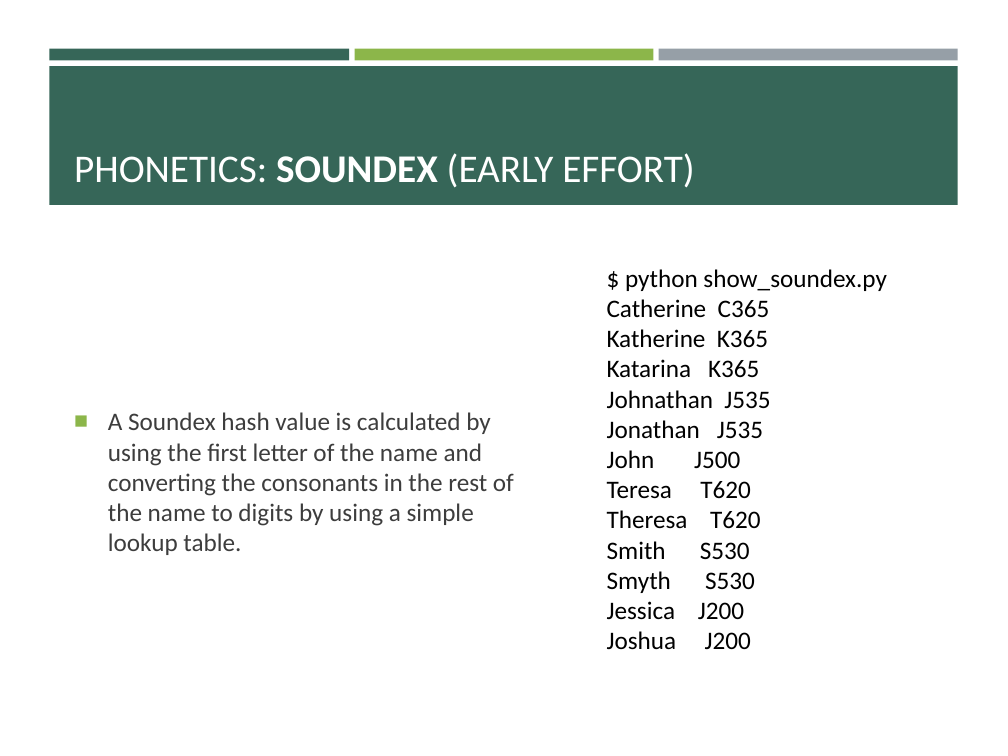
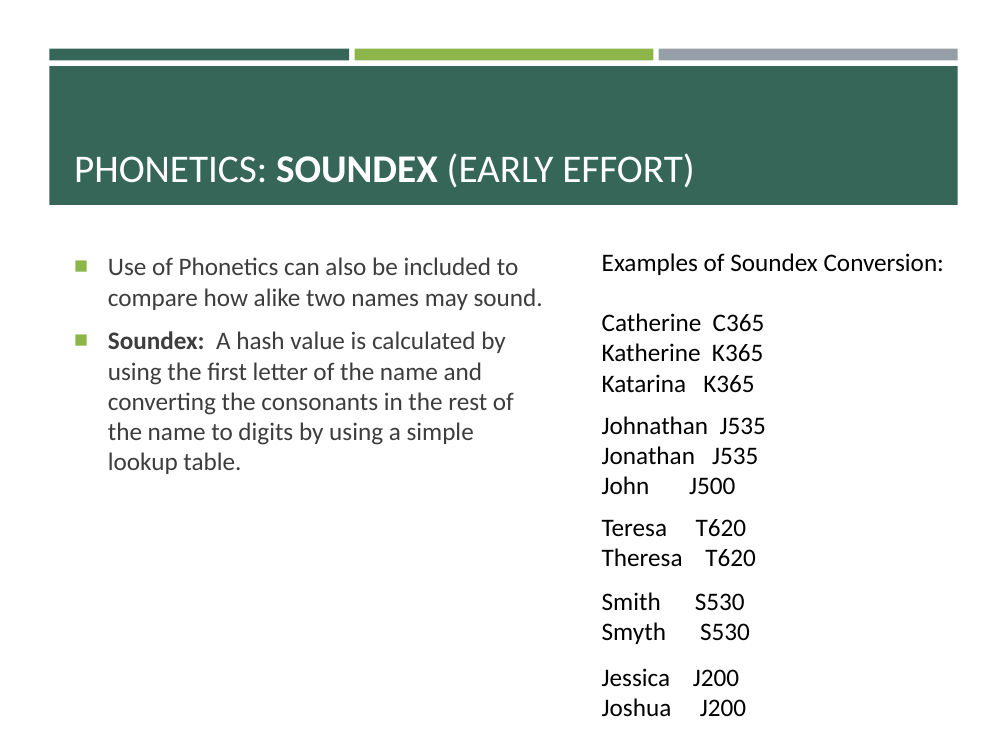
Before and after one commit to pulkitjain1004/autoRL, a slide deck: slide 6 of Record_Linkage.pptx (slide 5 before the commit). Drawn at 1008x756 pixels with LibreOffice and Linux fonts; fonts in the diff are those of the drawing. Boxes give left, top, right and bottom in pixels: in the first picture for what was removed or moved away, otherwise in the second. Text is boxed around its words. In the diff, an @@ line names an element or a change of style, - is before the commit and + after.

```diff
--- a/Record_Linkage.pptx
+++ b/Record_Linkage.pptx
@@ text "Use of Phonetics can also ..." at box(108, 257, 543, 474): vertical alignment middle to top @@
@@ text at box(108, 257, 543, 474): text changed @@
-■ A Soundex hash value is calculated by using the first letter of the name and converting the consonants in the rest of the name to digits by using a simple lookup table.
+■ Use of Phonetics can also be included to compare how alike two names may sound.
+■ Soundex: A hash value is calculated by using the first letter of the name and converting the consonants in the rest of the name to digits by using a simple lookup table.
@@ text "Examples of Soundex Conversion:": place and size @@
-text "Examples of Soundex Conversion:" at box(607, 269, 887, 650)
+text "Examples of Soundex Conversion:" at box(602, 253, 944, 717)
@@ text at box(602, 253, 944, 275): text changed @@
-$ python show_soundex.py
+Examples of Soundex Conversion:
```
Also in this commit, not shown: 13 other slides changed, 1 slide added.
